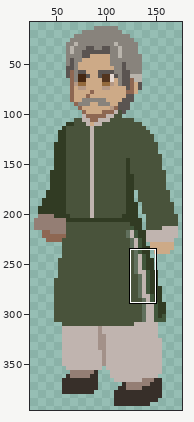
Edited in one commit: pixel-art file (Assets/Resources/Art/Sprites/Sato/Animations/Sato.ase). The picture above shows the old version from afar; the outline marks the close-up.
Close-up. First the earlier version:
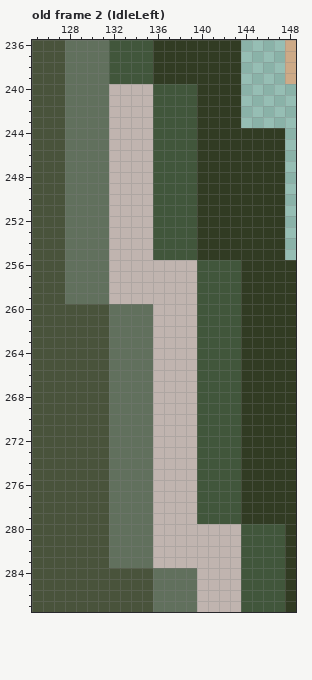
384x400 pixels, 2 frames. Colours within 5 levels of each other are drawn and written as one. Shown: old frame 2 (IdleLeft): x 125..148, y 236..287. The wide view leaves out empty margins. The commit also changed other frames or places, which this record leaves out.
Now the later version:
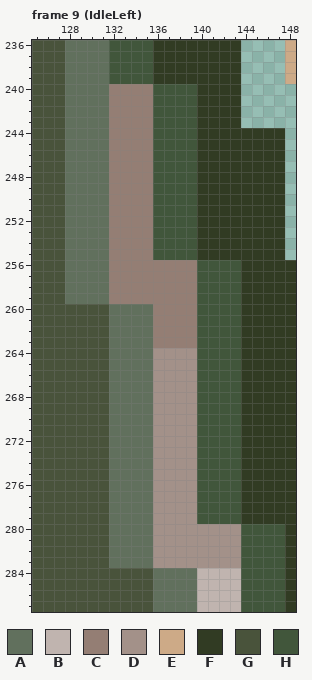
Palette (. is transparent): A #61705d  B #c0b4af  C #947e74  D #a39189  E #cdaa87  F #313b23  G #49533b  H #41563b
A new or re-ordered frame is compared with the old frame closest to it.
The edit:
frames 2 -> 16
layer "Idle Left/Old Man 2 Left" added
layer "Layer 2" removed
Frame 9 (IdleLeft) is new; against old frame 2 (IdleLeft), layer "Idle Left/Old Man 2 Left":
y 240..255: x 132..135 BBBB -> CCCC
y 256..259: x 132..139 BBBBBBBB -> CCCCCCCC
y 260..263: x 136..139 BBBB -> CCCC
y 264..279: x 136..139 BBBB -> DDDD
y 280..283: x 136..143 BBBBBBBB -> DDDDDDDD
Where, in picture pixels (left, top, right, bottom), the same in both close-ups:
changed: (109, 84, 241, 568)
